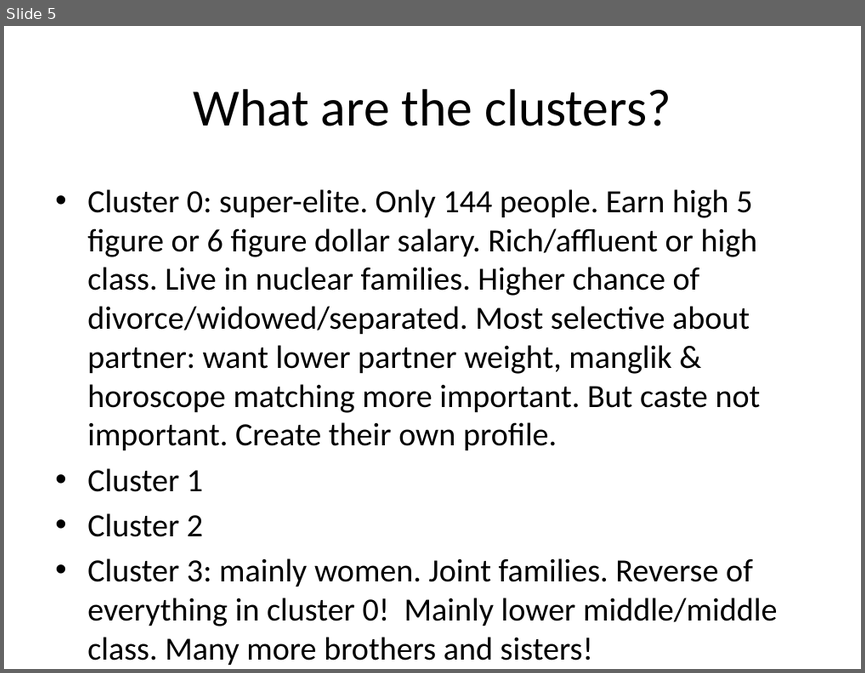
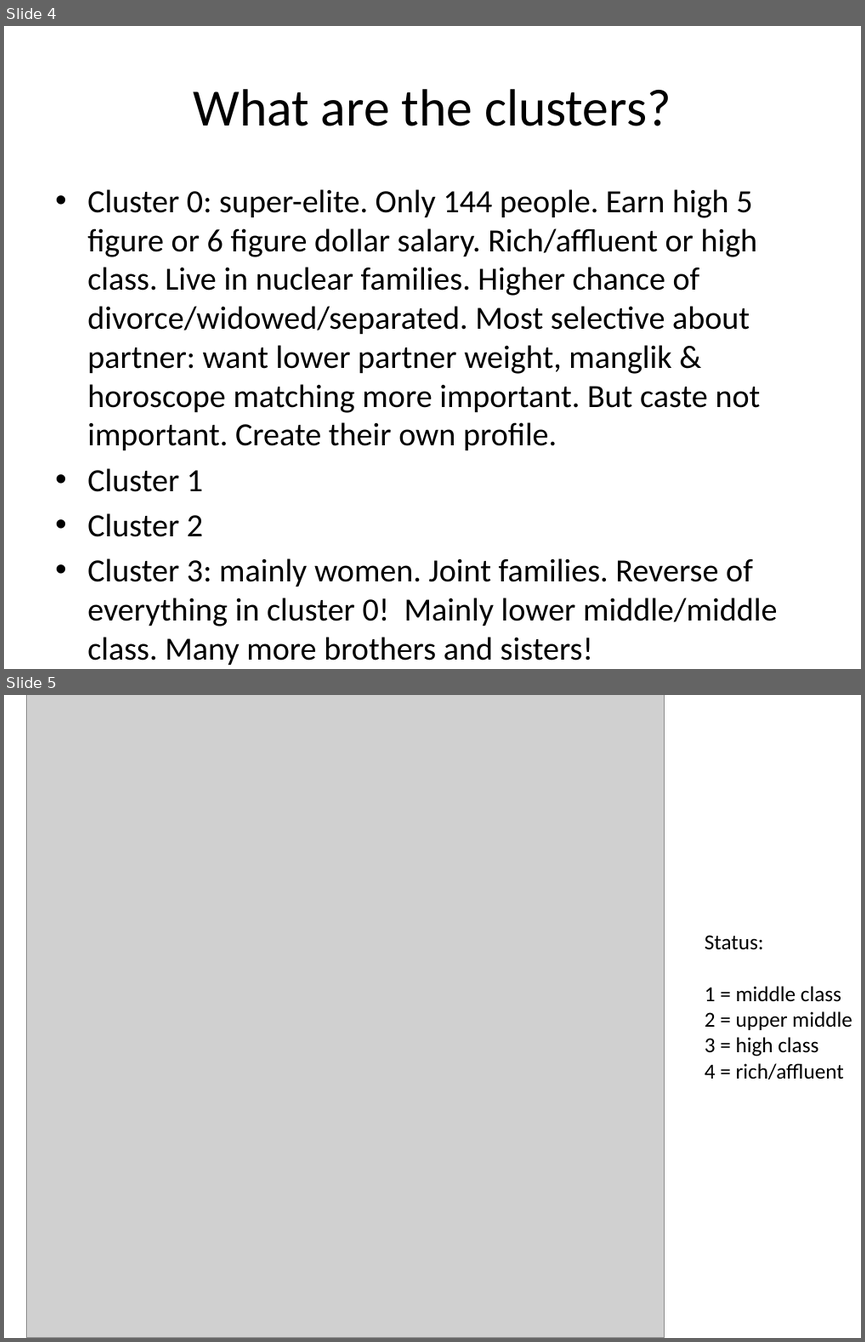
Before and after one commit to deadofied/ac299r, a slide deck: presentations/kmeans_clustering.pptx. Shown one above the other, each under a label of ours: slide 5 before the commit, slides 4 and 5 after it. The pictures are 865x673 and 865x1342 pixels, drawn with LibreOffice and Linux fonts; fonts in the diff are those of the drawing; grey boxes stand for pictures. Boxes give left, top, right and bottom in pixels: in the first picture for what was removed or moved away, otherwise in the second. Text is boxed around its words. In the diff, an @@ line names an element or a change of style, - is before the commit and + after.

```diff
--- a/presentations/kmeans_clustering.pptx
+++ b/presentations/kmeans_clustering.pptx
@@ slide 5 added at [4,695,861,1338], background #FFFFFF @@
@@ picture added at [27,695,664,1338] @@
@@ text added at [704,935,852,1079], 18 pt, text #000000 @@
+Status:
+1 = middle class
+2 = upper middle
+3 = high class
+4 = rich/affluent
@@ what was slide 5 is now slide 4 @@
```
Also in this commit, not shown: 3 slides changed, 12 other slides added, 14 slides removed, 4 other files.
